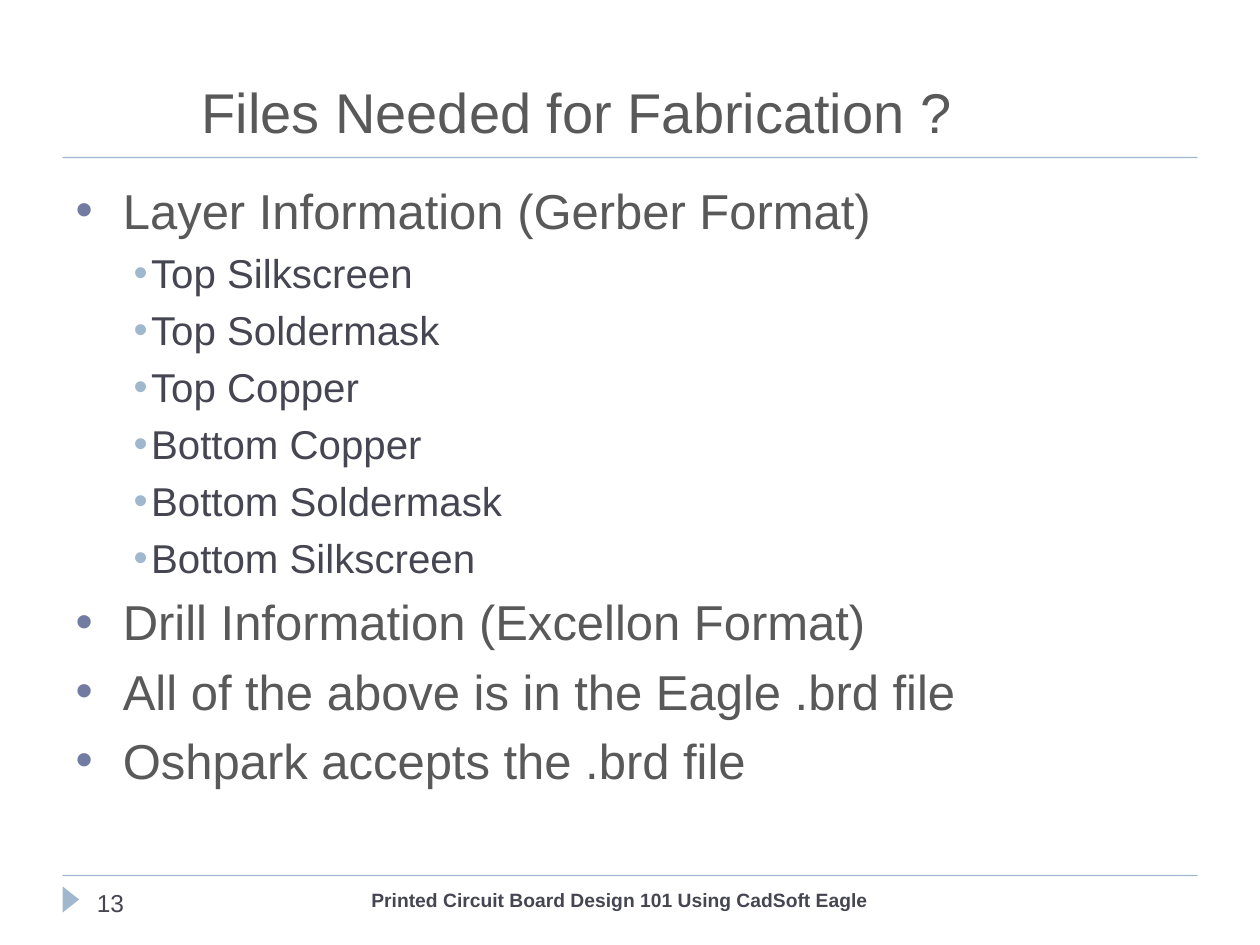
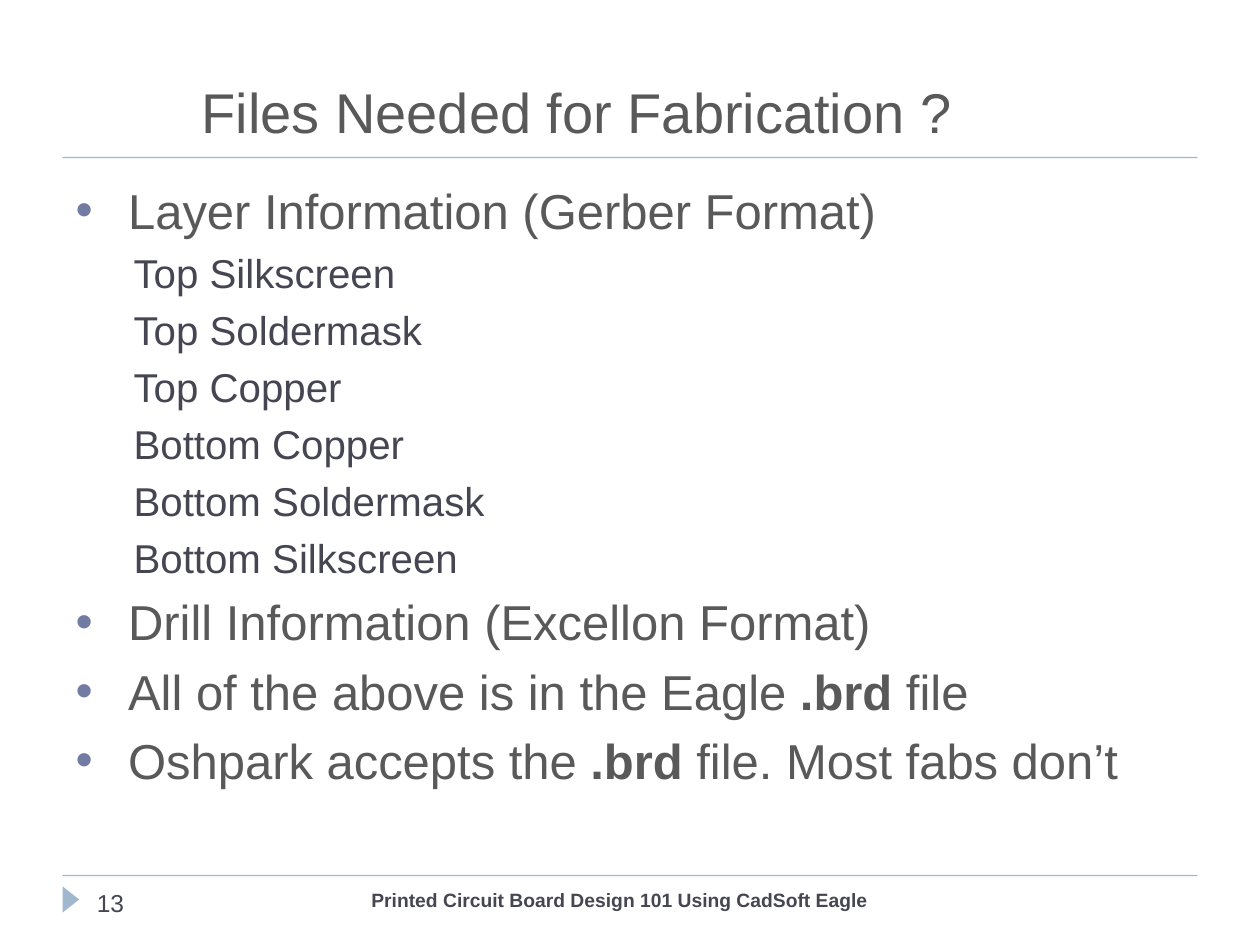
Before and after one commit to cogwheelcircuitworks/IntroToEagleCAD, a slide deck: slide 13 of ClassFiles/PCBDesignEagleCad101.ppt. Drawn at 1260x945 pixels with LibreOffice and Linux fonts; fonts in the diff are those of the drawing; background and template pictures are left out. Boxes give left, top, right and bottom in pixels: in the first picture for what was removed or moved away, otherwise in the second. Text is boxed around its words. In the diff, an @@ line names an element or a change of style, - is before the commit and + after.

```diff
--- a/ClassFiles/PCBDesignEagleCad101.ppt
+++ b/ClassFiles/PCBDesignEagleCad101.ppt
@@ text at (128, 193, 969, 720): bold on in ".brd"; indent changed; bullet • to none @@
@@ text at (128, 743, 1118, 789): text changed @@
-• Oshpark accepts the .brd file
+• Oshpark accepts the .brd file. Most fabs don’t
```
Also in this commit, not shown: 9 other slides changed, 1 slide added.
